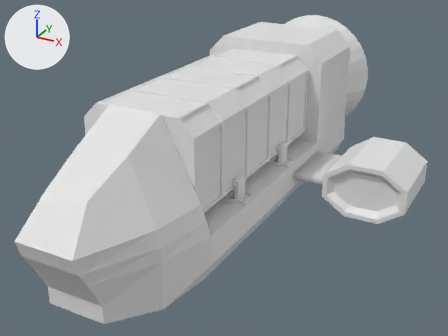
One commit to the Blender file animation-production.blend: the scene before it, then after it.
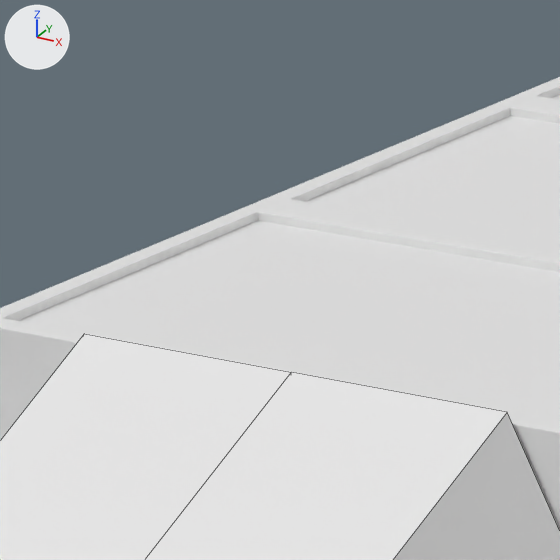
The first picture shows the older version from a camera (50 mm lens) standing at (14.1, -25.4, 16.0) and looking at (0.5, -0.6, 3.6). The close-ups show both versions on the part from 22% to 37% of the width and 19% to 39% of the height of that picture; other places that the commit changed are outside them. The lights are fixed; the arrows at upper left show +X, +Y and +Z. The close-ups show mesh edges as thin lines.

In view in the first close-up: 'Cargo Container', 'Ship Main'.
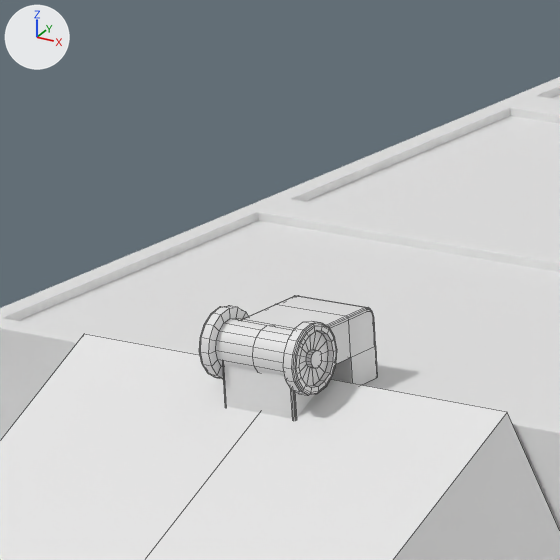
Changed parts and their boxes [x1, y1, x2, y2] in the close-ups (560 x 560 px):
'Cube.002', added: after [199, 296, 377, 419]

Edits to the bpy script that builds the scene:
```text
Add me_cube_004:
    me_cube_004.from_pydata(...)  # 430 vertices, 395 faces; spans x -0.273..0.273, y -0.332..0.391, z -0.146..0.322
    me_cube_004.polygons.foreach_set('use_smooth', [True] * 395)
Add ob_cube_002:
    ob_cube_002 = bpy.data.objects.new('Cube.002', me_cube_004)
    ob_cube_002.location = (0.0, -6.917, 8.427)
```
